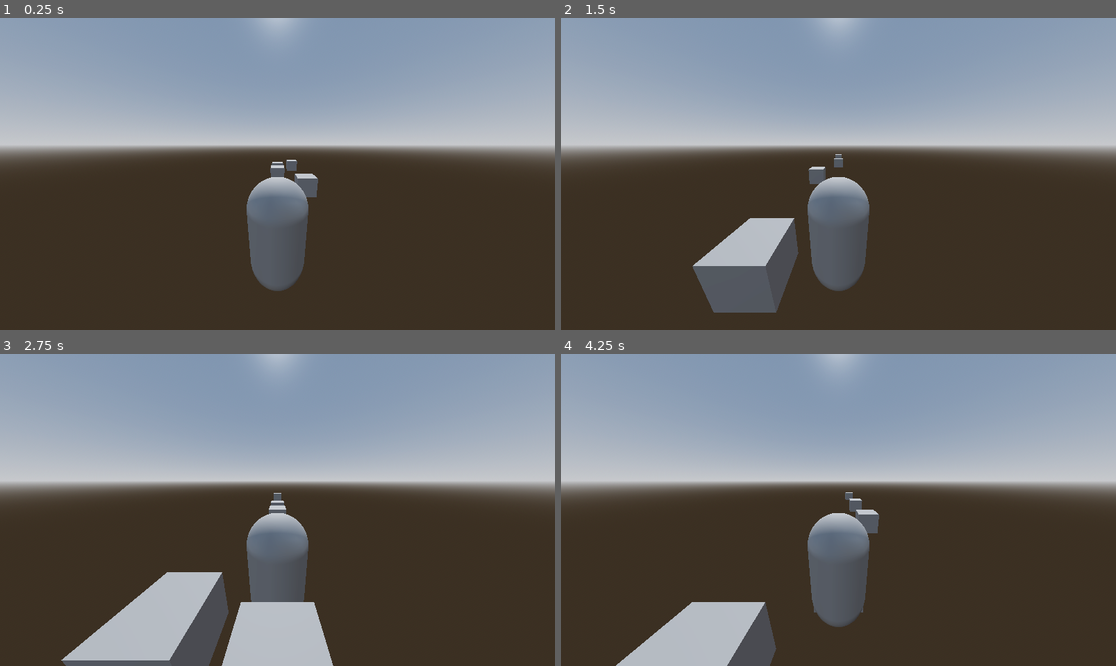
Above: before the commit, frames 1-4 (two rows, left to right).
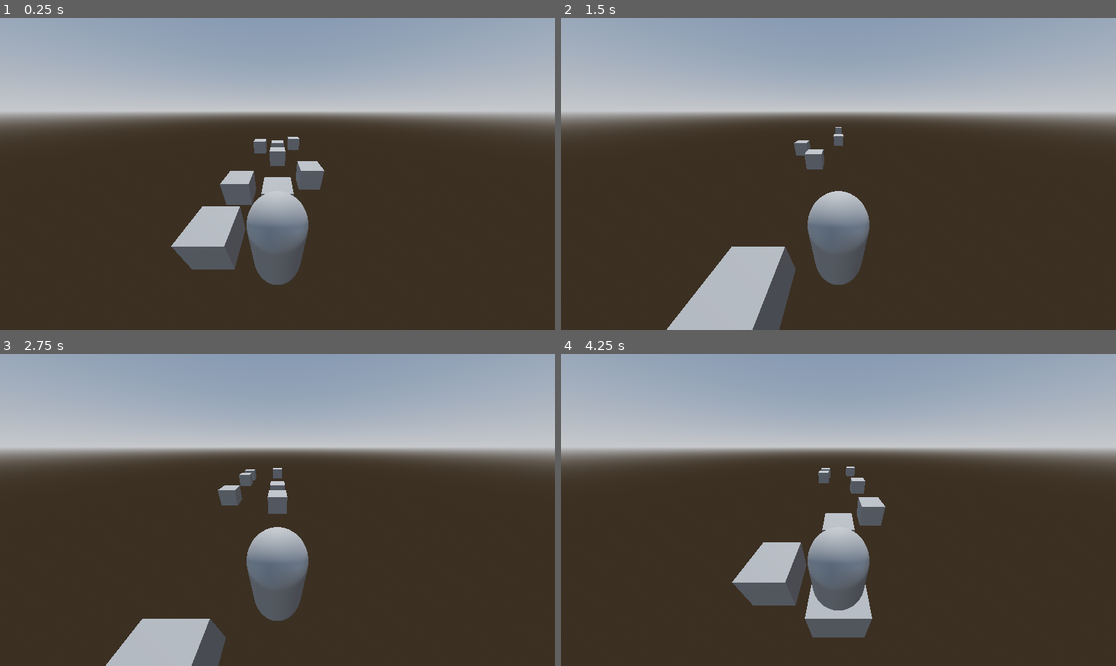
Above: after the commit, the same moments.

Repository: Alexxx180/Kazan-Tick
Game: Godot game, scene res://assets/scenes/levels/kazan.tscn
Same seed, same stepped clock (60 frames per second), same inputs: the game is played once before the commit and once after it.
Inputs:
- Up to frame 1 (0.25 s): no input
- Up to frame 2 (1.5 s): hold Right (right) 0.53-1.28 s; tap Space (jump) at 0.77 s; hold Down (down) from 1.28 s (still down)
- Up to frame 3 (2.75 s): tap Space (jump) at 1.52 s; release Down (down) at 2.03 s; hold Right (right) from 2.03 s (still down)
- Up to frame 4 (4.25 s): release Right (right) at 2.78 s; hold Up (up) 2.78-3.53 s; tap Space (jump) at 3.02, 3.77 s; hold Left (left) from 3.53 s (still down)

The runs differ from the first frame. In frame 1, 28% of the frame differs, in the area x 0-100%, y 0-88%; in frame 2, 30%; in frame 3, 33%, in the area x 0-100%, y 0-100%; in frame 4, 33%.

Commit message:
Fixed resource paths - stable demo build

Diff:
--- /dev/null
+++ b/assets/scenes/actors/blocks/areas/floor.tscn
@@ -0,0 +1,15 @@
+[gd_scene load_steps=3 format=3 uid="uid://xjywy0leb3av"]
+
+[ext_resource type="Shape3D" uid="uid://0y8xn7nbeogu" path="res://assets/resources/runtime/templates/materials/shapes/floor.tres" id="1_xsi4c"]
+[ext_resource type="PlaneMesh" uid="uid://dbglo6lglgnue" path="res://assets/resources/runtime/templates/materials/meshes/floor.tres" id="2_hfgm7"]
+
+[node name="floor" type="StaticBody3D"]
+
+[node name="collision" type="CollisionShape3D" parent="."]
+shape = ExtResource("1_xsi4c")
+
+[node name="mesh" type="MeshInstance3D" parent="."]
+transform = Transform3D(2, 0, 0, 0, 1, 0, 0, 0, 10, 0, 0, 0)
+top_level = true
+mesh = ExtResource("2_hfgm7")
+skeleton = NodePath("../..")
--- a/assets/scenes/actors/blocks/areas/small/left.tscn
+++ b/assets/scenes/actors/blocks/areas/small/left.tscn
@@ -1,23 +1,11 @@
-[gd_scene load_steps=4 format=3 uid="uid://ha7eqpu3yx3f"]
+[gd_scene load_steps=3 format=3 uid="uid://crjlu5k2cchxh"]
 
-[ext_resource type="Shape3D" uid="uid://0y8xn7nbeogu" path="res://assets/resources/runtime/templates/materials/shapes/floor.tres" id="1_bt7e1"]
-[ext_resource type="PlaneMesh" uid="uid://dbglo6lglgnue" path="res://assets/resources/runtime/templates/materials/meshes/floor.tres" id="1_hdgyh"]
+[ext_resource type="PackedScene" uid="uid://xjywy0leb3av" path="res://assets/scenes/actors/blocks/areas/floor.tscn" id="1_wontj"]
 [ext_resource type="PackedScene" uid="uid://rkiptippb1wf" path="res://assets/scenes/actors/blocks/small.tscn" id="2_o6aa2"]
 
-[node name="area" type="Node3D"]
+[node name="left" type="Node3D"]
 
-[node name="floor" type="StaticBody3D" parent="."]
+[node name="floor" parent="." instance=ExtResource("1_wontj")]
 
-[node name="collision" type="CollisionShape3D" parent="floor"]
-shape = ExtResource("1_bt7e1")
-
-[node name="mesh" type="MeshInstance3D" parent="floor"]
-transform = Transform3D(2, 0, 0, 0, 1, 0, 0, 0, 10, 0, 0, 0)
-top_level = true
-mesh = ExtResource("1_hdgyh")
-skeleton = NodePath("../..")
-
-[node name="blocks" type="Node3D" parent="."]
-
-[node name="left" parent="blocks" instance=ExtResource("2_o6aa2")]
-transform = Transform3D(1, 0, 0, 0, 1, 0, 0, 0, 1, -1.5, 0.5, 9.5)
+[node name="small" parent="." instance=ExtResource("2_o6aa2")]
+transform = Transform3D(1, 0, 0, 0, 1, 0, 0, 0, 1, -1.5, 0.5, -4.5)
--- a/assets/scenes/actors/blocks/areas/small/middle.tscn
+++ b/assets/scenes/actors/blocks/areas/small/middle.tscn
@@ -1,23 +1,11 @@
-[gd_scene load_steps=4 format=3 uid="uid://bon5kc81xvbpx"]
+[gd_scene load_steps=3 format=3 uid="uid://btgvg812hu2rm"]
 
-[ext_resource type="Shape3D" uid="uid://0y8xn7nbeogu" path="res://assets/resources/runtime/templates/materials/shapes/floor.tres" id="1_01w2r"]
-[ext_resource type="PlaneMesh" uid="uid://dbglo6lglgnue" path="res://assets/resources/runtime/templates/materials/meshes/floor.tres" id="2_ogln3"]
+[ext_resource type="PackedScene" uid="uid://xjywy0leb3av" path="res://assets/scenes/actors/blocks/areas/floor.tscn" id="1_aofof"]
 [ext_resource type="PackedScene" uid="uid://rkiptippb1wf" path="res://assets/scenes/actors/blocks/small.tscn" id="3_nrudh"]
 
-[node name="area" type="Node3D"]
+[node name="middle" type="Node3D"]
 
-[node name="floor" type="StaticBody3D" parent="."]
+[node name="floor" parent="." instance=ExtResource("1_aofof")]
 
-[node name="collision" type="CollisionShape3D" parent="floor"]
-shape = ExtResource("1_01w2r")
-
-[node name="mesh" type="MeshInstance3D" parent="floor"]
-transform = Transform3D(2, 0, 0, 0, 1, 0, 0, 0, 10, 0, 0, 0)
-top_level = true
-mesh = ExtResource("2_ogln3")
-skeleton = NodePath("../..")
-
-[node name="blocks" type="Node3D" parent="."]
-
-[node name="middle" parent="blocks" instance=ExtResource("3_nrudh")]
+[node name="small" parent="." instance=ExtResource("3_nrudh")]
 transform = Transform3D(1, 0, 0, 0, 1, 0, 0, 0, 1, 0, 0.5, 0)
--- a/assets/scenes/actors/blocks/areas/small/right.tscn
+++ b/assets/scenes/actors/blocks/areas/small/right.tscn
@@ -1,23 +1,11 @@
-[gd_scene load_steps=4 format=3 uid="uid://b43e3why0q58t"]
+[gd_scene load_steps=3 format=3 uid="uid://txonu2kchkib"]
 
-[ext_resource type="Shape3D" uid="uid://0y8xn7nbeogu" path="res://assets/resources/runtime/templates/materials/shapes/floor.tres" id="1_pquly"]
-[ext_resource type="PlaneMesh" uid="uid://dbglo6lglgnue" path="res://assets/resources/runtime/templates/materials/meshes/floor.tres" id="2_jit2m"]
+[ext_resource type="PackedScene" uid="uid://xjywy0leb3av" path="res://assets/scenes/actors/blocks/areas/floor.tscn" id="1_en3ax"]
 [ext_resource type="PackedScene" uid="uid://rkiptippb1wf" path="res://assets/scenes/actors/blocks/small.tscn" id="3_e2dun"]
 
-[node name="area" type="Node3D"]
+[node name="right" type="Node3D"]
 
-[node name="floor" type="StaticBody3D" parent="."]
+[node name="floor" parent="." instance=ExtResource("1_en3ax")]
 
-[node name="collision" type="CollisionShape3D" parent="floor"]
-shape = ExtResource("1_pquly")
-
-[node name="mesh" type="MeshInstance3D" parent="floor"]
-transform = Transform3D(2, 0, 0, 0, 1, 0, 0, 0, 10, 0, 0, 0)
-top_level = true
-mesh = ExtResource("2_jit2m")
-skeleton = NodePath("../..")
-
-[node name="blocks" type="Node3D" parent="."]
-
-[node name="right" parent="blocks" instance=ExtResource("3_e2dun")]
+[node name="small" parent="." instance=ExtResource("3_e2dun")]
 transform = Transform3D(1, 0, 0, 0, 1, 0, 0, 0, 1, 1.5, 0.5, -9.5)
--- a/assets/scenes/actors/hero.tscn
+++ b/assets/scenes/actors/hero.tscn
@@ -15,5 +15,5 @@
 mesh = ExtResource("2_e3ejg")
 
 [node name="vision" type="Camera3D" parent="."]
-transform = Transform3D(-1, 2.26267e-08, -8.44439e-08, 0, 0.965926, 0.258819, 8.74228e-08, 0.258819, -0.965926, 0, 1.503, -1.62985)
+transform = Transform3D(-1, -4.37114e-08, 7.57103e-08, 0, 0.866025, 0.5, -8.74228e-08, 0.5, -0.866025, 0, 2.10124, -1.18798)
 fov = 110.0
--- a/assets/scenes/levels/kazan.tscn
+++ b/assets/scenes/levels/kazan.tscn
@@ -1,7 +1,6 @@
-[gd_scene load_steps=7 format=3 uid="uid://lui80x5p02fx"]
+[gd_scene load_steps=6 format=3 uid="uid://lui80x5p02fx"]
 
 [ext_resource type="PackedScene" uid="uid://cfi67atue4lrh" path="res://assets/scenes/actors/hero.tscn" id="1_tli3t"]
-[ext_resource type="PackedScene" uid="uid://ha7eqpu3yx3f" path="res://assets/scenes/actors/blocks/areas/small/left.tscn" id="2_h8yh6"]
 [ext_resource type="PackedScene" uid="uid://d3vlgt415niqw" path="res://assets/scenes/actors/controllers/terrain.tscn" id="3_4gayw"]
 
 [sub_resource type="ProceduralSkyMaterial" id="ProceduralSkyMaterial_ifakd"]
@@ -26,13 +25,13 @@
 transform = Transform3D(-1, 6.18172e-08, -6.18172e-08, 0, 0.707107, 0.707107, 8.74228e-08, 0.707107, -0.707107, 0, 0, 0)
 
 [node name="hero" parent="." node_paths=PackedStringArray("paths") instance=ExtResource("1_tli3t")]
-transform = Transform3D(-1, 0, -8.74228e-08, 0, 1, 0, 8.74228e-08, 0, -1, 0, 1.1, -16.0139)
+transform = Transform3D(-1, 0, -8.74228e-08, 0, 1, 0, 8.74228e-08, 0, -1, 0, 1.1, -16.5906)
 paths = NodePath("../track/paths")
 
 [node name="track" type="Node3D" parent="."]
 
 [node name="paths" type="Node3D" parent="track"]
-transform = Transform3D(1, 0, 0, 0, 1, 0, 0, 0, 1, 0, 1.1, -4.43293)
+transform = Transform3D(1, 0, 0, 0, 1, 0, 0, 0, 1, 0, 1.1, -16.253)
 
 [node name="left" type="Marker3D" parent="track/paths"]
 transform = Transform3D(1, 0, 0, 0, 1, 0, 0, 0, 1, -1.5, 0, 0)
@@ -42,9 +41,6 @@
 [node name="right" type="Marker3D" parent="track/paths"]
 transform = Transform3D(1, 0, 0, 0, 1, 0, 0, 0, 1, 1.5, 0, 0)
 
-[node name="area" parent="track" instance=ExtResource("2_h8yh6")]
-visible = false
-
 [node name="terrain" parent="track" instance=ExtResource("3_4gayw")]
 num_terrain_blocks = 10
 terrain_blocks_path = "res://assets/scenes/actors/blocks/areas/small"
--- a/assets/scripts/controllers/terrain.gd
+++ b/assets/scripts/controllers/terrain.gd
@@ -8,7 +8,7 @@
 ## is added to the far end of the conveyor
 
 ## Holds the catalog of loaded terrain block scenes
-var TerrainBlocks: Array = []
+@export var TerrainBlocks: Array = []
 ## The set of terrain blocks which are currently rendered to viewport
 var terrain_belt: Array[Node3D] = []
 @export var terrain_velocity: float = 10.0
@@ -35,17 +35,10 @@
 	for block_index in number_of_blocks:
 		var block = TerrainBlocks.pick_random().instantiate()
 
-		#mesh.size.y/2
-
-		print(block_index)
-		print("Terrains: " + str(terrain_belt.size()))
-
 		if block_index == 0:
 			block.position.z = _get_mesh_center(block)
-			print("true")
 		else:
 			_append_to_far_edge(terrain_belt[block_index - 1], block)
-			print("false")
 		add_child(block)
 		terrain_belt.append(block)
 
@@ -72,7 +65,7 @@
 
 
 func _load_terrain_scenes(target_path: String) -> void:
-	var dir = DirAccess.open(target_path)
-	for scene_path in dir.get_files():
+	#var dir = DirAccess.open(target_path) - dir.get_files()
+	for scene_path in ["left", "middle", "right"]:
 		print("Loading terrain block scene: " + target_path + "/" + scene_path)
-		TerrainBlocks.append(load(target_path + "/" + scene_path))
+		TerrainBlocks.append(load(target_path + "/" + scene_path + ".tscn"))
Not shown, added: export_presets.cfg
